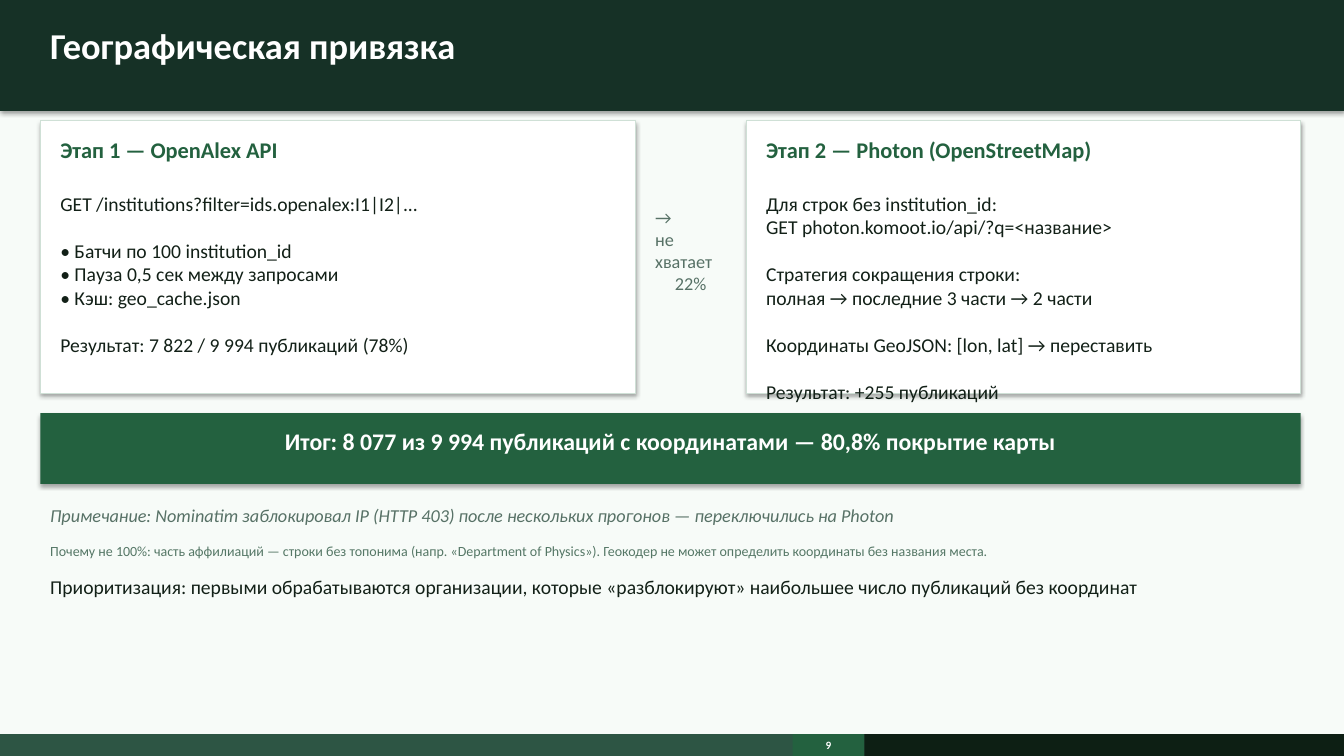
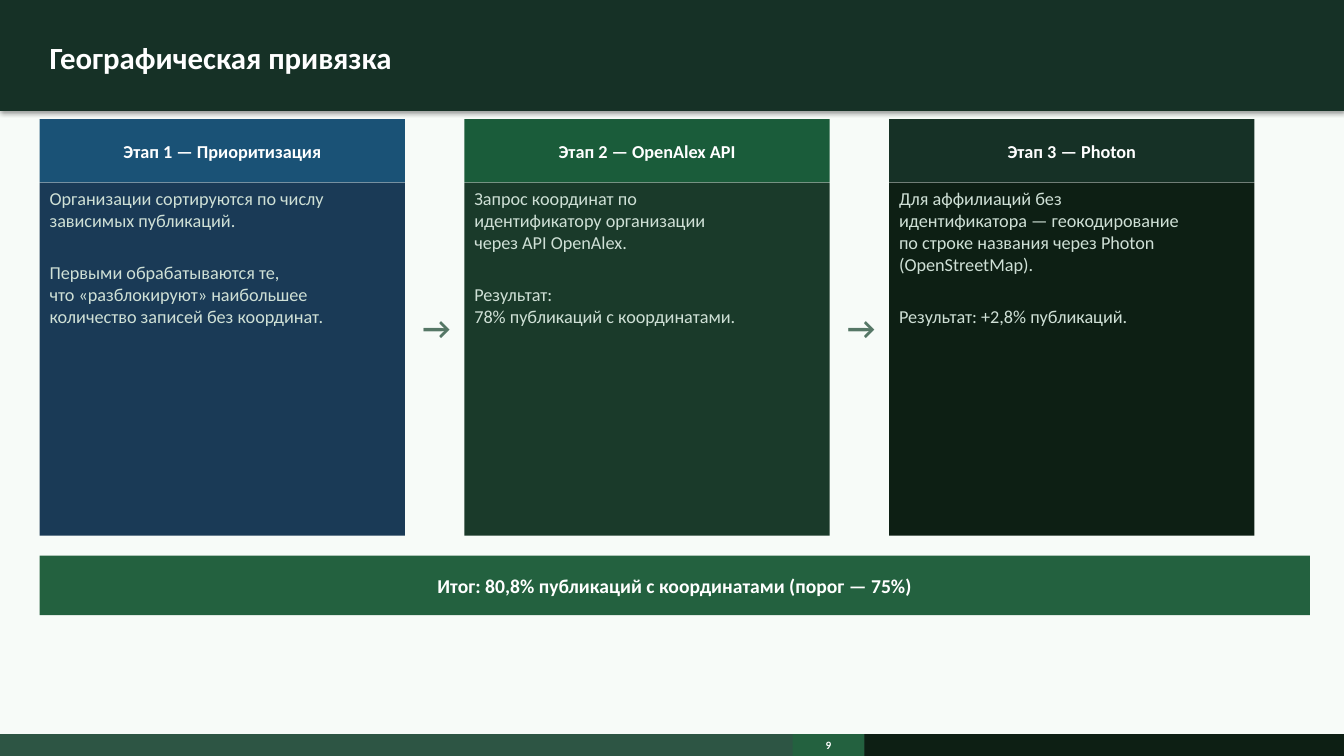
Before and after one commit to surnova2703/muiv3year, a slide deck: slide 9 of docs/Визуализация науки на основе метаданных публикаций и журналов.pptx. Drawn at 1344x756 pixels with LibreOffice and Linux fonts; fonts in the diff are those of the drawing. Boxes give left, top, right and bottom in pixels: in the first picture for what was removed or moved away, otherwise in the second. Text is boxed around its words. In the diff, an @@ line names an element or a change of style, - is before the commit and + after.

```diff
--- a/docs/Визуализация науки на основе метаданных публикаций и журналов.pptx
+++ b/docs/Визуализация науки на основе метаданных публикаций и журналов.pptx
@@ text "Географическая привязка" at [50, 48, 391, 74]: size 26 to 22 pt; vertical alignment top to middle @@
@@ rectangle added at [39, 119, 404, 182], fill #1A5276, 13 pt, text #FFFFFF, bold @@
+Этап 1 — Приоритизация
@@ rectangle added at [465, 119, 830, 182], fill #1A5C3A, 13 pt, text #FFFFFF, bold @@
+Этап 2 — OpenAlex API
@@ rectangle added at [889, 119, 1254, 182], fill #163126, 13 pt, text #FFFFFF, bold @@
+Этап 3 — Photon
@@ rectangle removed at [40, 121, 635, 393] @@
@@ text removed at [60, 142, 277, 162] @@
-Этап 1 — OpenAlex API
@@ rectangle removed at [746, 121, 1301, 393] @@
@@ text removed at [766, 141, 1091, 162] @@
-Этап 2 — Photon (OpenStreetMap)
@@ rectangle added at [39, 182, 404, 535], fill #1A3A56, 13 pt, text #CFE0D6 @@
+Организации сортируются по числу
+зависимых публикаций.
+Первыми обрабатываются те,
+что «разблокируют» наибольшее
+количество записей без координат.
@@ text removed at [60, 196, 418, 356] @@
-GET /institutions?filter=ids.openalex:I1|I2|...
-• Батчи по 100 institution_id
-• Пауза 0,5 сек между запросами
-• Кэш: geo_cache.json
-Результат: 7 822 / 9 994 публикаций (78%)
@@ rectangle added at [465, 182, 830, 535], fill #1A3A2A, 13 pt, text #CFE0D6 @@
+Запрос координат по
+идентификатору организации
+через API OpenAlex.
+Результат:
+78% публикаций с координатами.
@@ text removed at [766, 197, 1152, 403] @@
-Для строк без institution_id:
-GET photon.komoot.io/api/?q=<название>
-Стратегия сокращения строки:
-полная → последние 3 части → 2 части
-Координаты GeoJSON: [lon, lat] → переставить
-Результат: +255 публикаций
@@ rectangle added at [889, 182, 1254, 535], fill #0D1F14, 13 pt, text #CFE0D6 @@
+Для аффилиаций без
+идентификатора — геокодирование
+по строке названия через Photon
+(OpenStreetMap).
+Результат: +2,8% публикаций.
@@ text removed at [655, 237, 712, 290] @@
-→
-не хватает
-22%
@@ text added at [412, 312, 456, 343], 22 pt, text #557766, bold @@
+→
@@ text added at [838, 312, 881, 343], 22 pt, text #557766, bold @@
+→
@@ rectangle removed at [40, 413, 1301, 484] @@
@@ text removed at [285, 433, 1055, 454] @@
-Итог: 8 077 из 9 994 публикаций с координатами — 80,8% покрытие карты
@@ text removed at [50, 509, 987, 559] @@
-Примечание: Nominatim заблокировал IP (HTTP 403) после нескольких прогонов — переключились на Photon
-Почему не 100%: часть аффилиаций — строки без топонима (напр. «Department of Physics»). Геокодер не может определить координаты без названия места.
@@ rectangle added at [39, 556, 1310, 615], fill #23613F, 14 pt, text #FFFFFF, bold @@
+Итог: 80,8% публикаций с координатами (порог — 75%)
@@ text removed at [50, 580, 1137, 598] @@
-Приоритизация: первыми обрабатываются организации, которые «разблокируют» наибольшее число публикаций без координат
```
